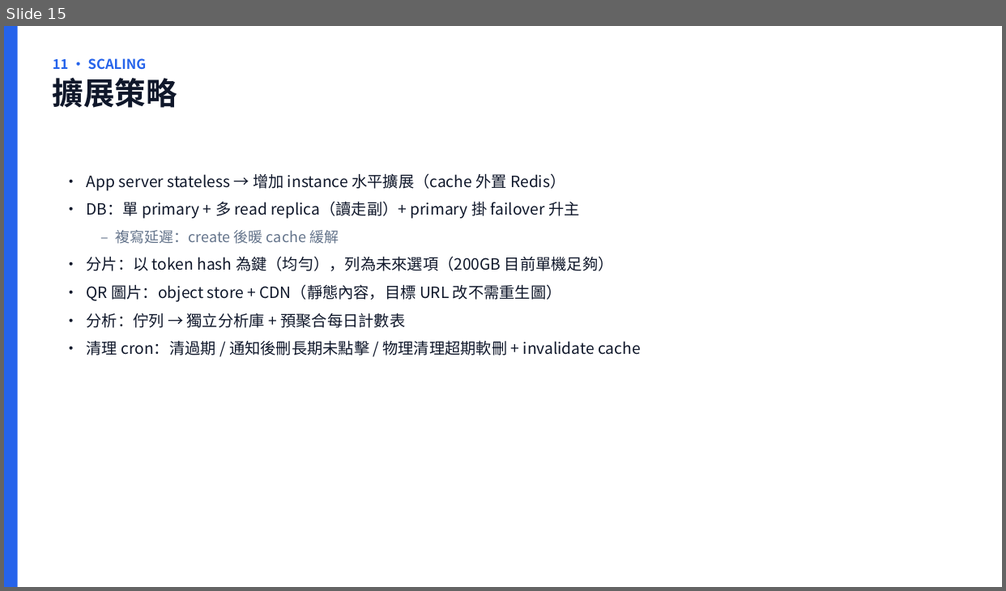
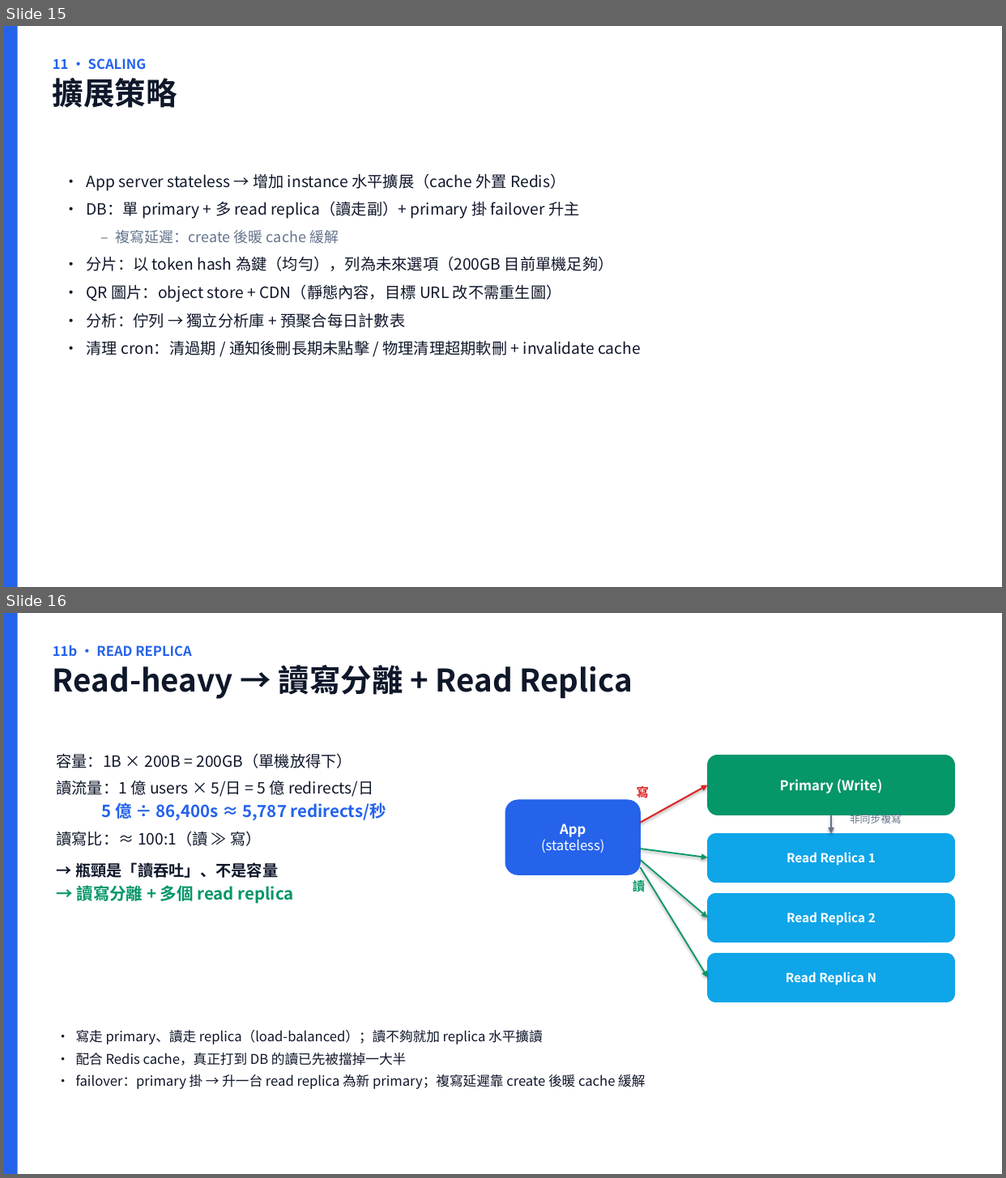
Before and after one commit to scolley31/system-design-demo, a slide deck: QR Code Generator/QR_Code_Generator.pptx. Shown one above the other, each under a label of ours: slide 15 before the commit, slides 15 and 16 after it. The pictures are 1006x591 and 1006x1178 pixels, drawn with LibreOffice and Linux fonts; fonts in the diff are those of the drawing. Boxes give left, top, right and bottom in pixels: in the first picture for what was removed or moved away, otherwise in the second. Text is boxed around its words. In the diff, an @@ line names an element or a change of style, - is before the commit and + after.

```diff
--- a/QR Code Generator/QR_Code_Generator.pptx
+++ b/QR Code Generator/QR_Code_Generator.pptx
@@ slide 16 added at (4,613,1002,1174), background #FFFFFF @@
@@ rectangle added at (4,613,18,1174), fill #2563EB @@
@@ text added at (53,645,633,699), 30 pt, text #0F172A, bold @@
+11b · READ REPLICA
+Read-heavy → 讀寫分離 + Read Replica
@@ text added at (56,753,386,904), 15 pt, text #0F172A @@
+容量：1B × 200B = 200GB（單機放得下）
+讀流量：1 億 users × 5/日 = 5 億 redirects/日
+5 億 ÷ 86,400s ≈ 5,787 redirects/秒
+讀寫比：≈ 100:1（讀 ≫ 寫）
+→ 瓶頸是「讀吞吐」、不是容量
+→ 讀寫分離 + 多個 read replica
@@ rounded rectangle added at (708,756,955,815), fill #059669, outline #059669 0.75 pt, 13 pt, text #FFFFFF, bold @@
+Primary (Write)
@@ rounded rectangle added at (505,800,641,875), fill #2563EB, outline #2563EB 0.75 pt, 13 pt, text #FFFFFF @@
+App
+(stateless)
@@ text added at (637,785,649,801), 12 pt, text #DC2626, bold @@
+寫
@@ arrow added from (641, 823) to (708, 786), #DC2626 1.6 pt @@
@@ arrow added from (831, 815) to (831, 834), #64748B 1.1 pt @@
@@ text added at (850,812,901,827), 10 pt, text #64748B @@
+非同步複寫
@@ arrow added from (641, 849) to (708, 858), #059669 1.4 pt @@
@@ rounded rectangle added at (708,834,955,883), fill #0EA5E9, outline #0EA5E9 0.75 pt, 12 pt, text #FFFFFF, bold @@
+Read Replica 1
@@ text added at (633,878,645,894), 12 pt, text #059669, bold @@
+讀
@@ arrow added from (641, 860) to (708, 918), #059669 1.4 pt @@
@@ arrow added from (641, 867) to (708, 977), #059669 1.4 pt @@
@@ rounded rectangle added at (708,894,955,943), fill #0EA5E9, outline #0EA5E9 0.75 pt, 12 pt, text #FFFFFF, bold @@
+Read Replica 2
@@ rounded rectangle added at (708,954,955,1003), fill #0EA5E9, outline #0EA5E9 0.75 pt, 12 pt, text #FFFFFF, bold @@
+Read Replica N
@@ text added at (76,1030,645,1089), 13 pt, text #0F172A @@
+• 寫走 primary、讀走 replica（load-balanced）；讀不夠就加 replica 水平擴讀
+• 配合 Redis cache，真正打到 DB 的讀已先被擋掉一大半
+• failover：primary 掛 → 升一台 read replica 為新 primary；複寫延遲靠 create 後暖 cache 緩解
```
Also in this commit, not shown: 1 other slide added, 2 other files.
